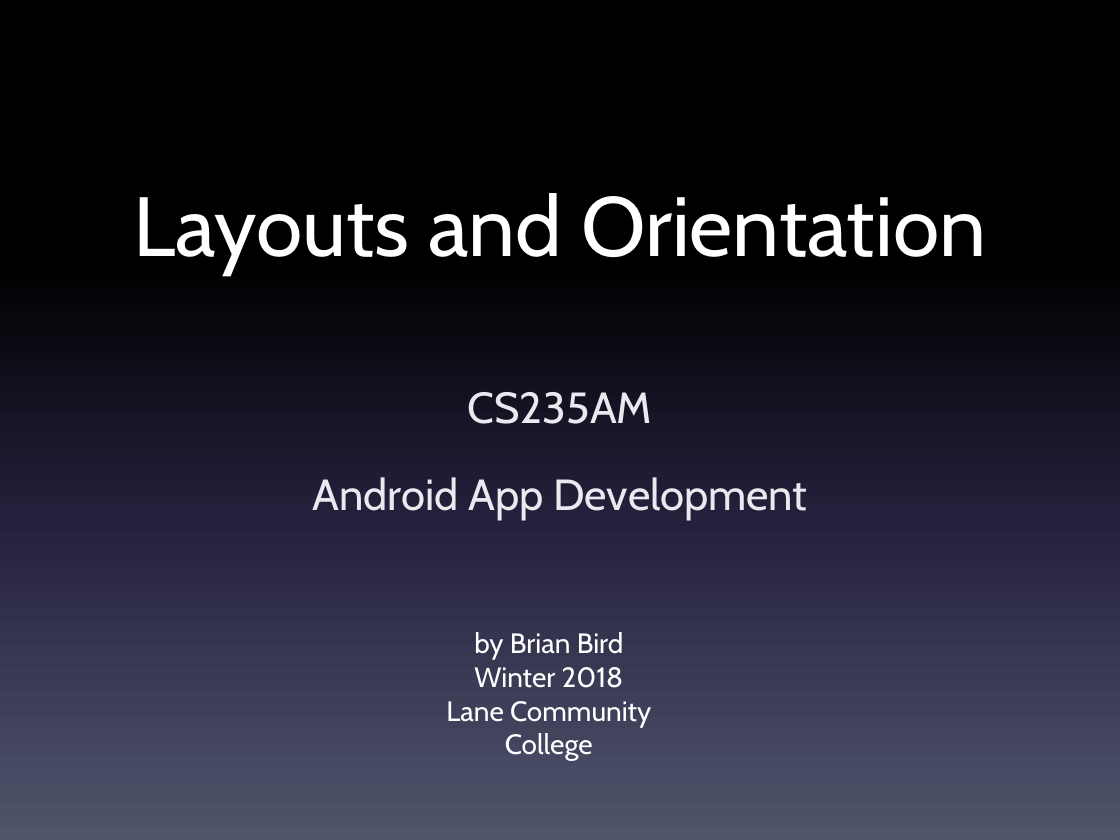
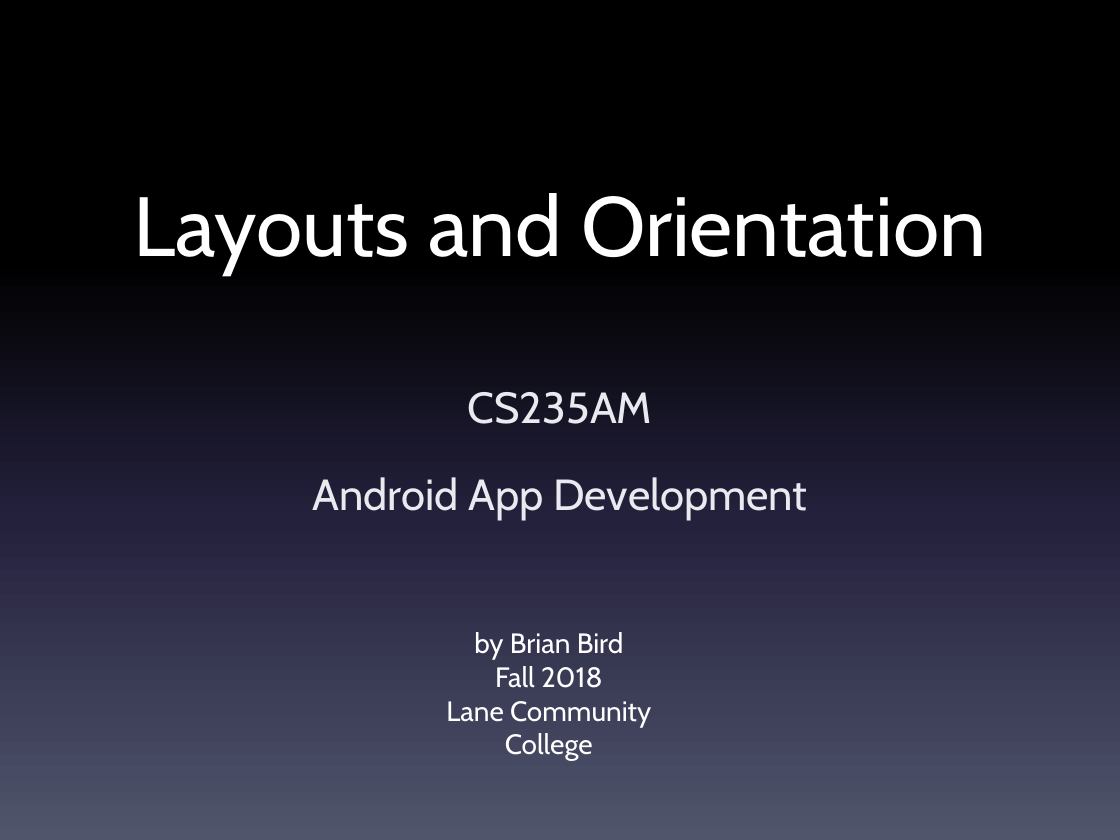
Before and after one commit to LCC-CIT/CS235AM-CourseMaterials, a slide deck: slide 1 of Slides/Wk4Day1-UI Layouts and Orientation.pptx. Drawn at 1120x840 pixels with LibreOffice and Linux fonts; fonts in the diff are those of the drawing. Boxes give left, top, right and bottom in pixels: in the first picture for what was removed or moved away, otherwise in the second. Text is boxed around its words. In the diff, an @@ line names an element or a change of style, - is before the commit and + after.

Commit message:
Updated titile slide

```diff
--- a/Slides/Wk4Day1-UI Layouts and Orientation.pptx
+++ b/Slides/Wk4Day1-UI Layouts and Orientation.pptx
@@ text at [495,666,603,688]: text changed @@
-Winter 2018
+Fall 2018
```
